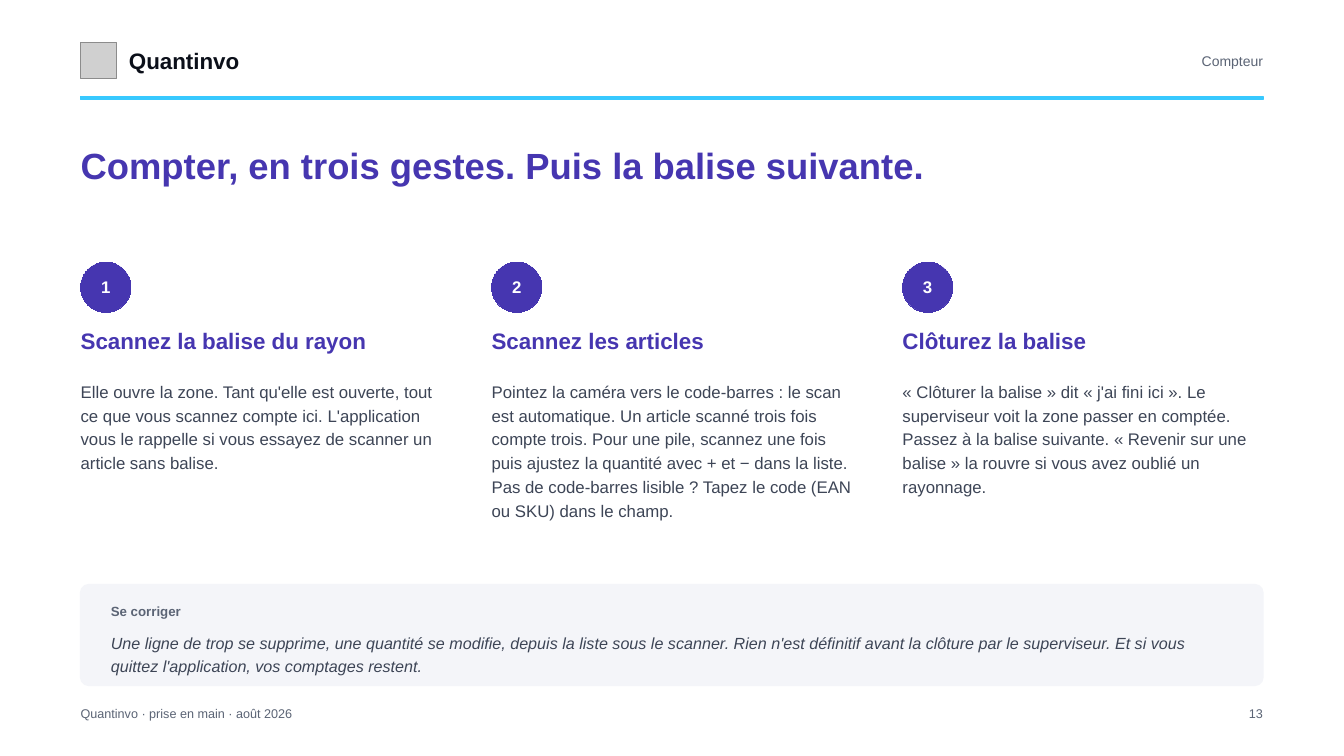
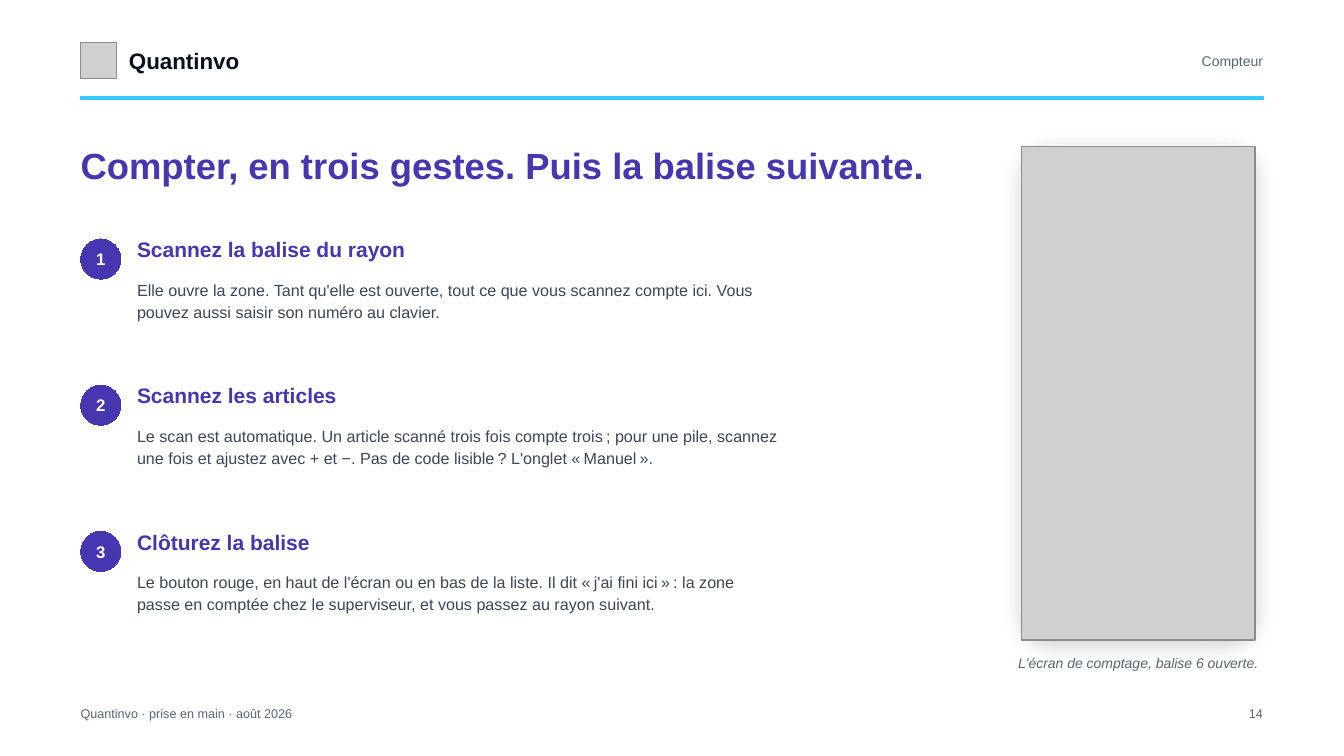
Before and after one commit to devkaylab/Inventaire, a slide deck: slide 14 of docs/entreprise/deck/Quantinvo-prise-en-main.pptx (slide 13 before the commit). Drawn at 1344x756 pixels with LibreOffice and Linux fonts; fonts in the diff are those of the drawing; grey boxes stand for pictures. Boxes give left, top, right and bottom in pixels: in the first picture for what was removed or moved away, otherwise in the second. Text is boxed around its words. In the diff, an @@ line names an element or a change of style, - is before the commit and + after.

```diff
--- a/docs/entreprise/deck/Quantinvo-prise-en-main.pptx
+++ b/docs/entreprise/deck/Quantinvo-prise-en-main.pptx
@@ rounded rectangle added at box(1021, 146, 1255, 640), fill #FFFFFF, outline #FFFFFF 1 pt @@
@@ picture added at box(1021, 146, 1255, 640) @@
@@ ellipse "1": place and size @@
-ellipse "1" at box(81, 262, 131, 313)
+ellipse "1" at box(81, 239, 121, 279)
@@ text "Scannez la balise du rayon": place and size @@
-text "Scannez la balise du rayon" at box(81, 332, 366, 354)
+text "Scannez la balise du rayon" at box(137, 241, 405, 262)
@@ text at box(137, 284, 753, 322): text changed; size 12 to 11.5 pt @@
-Elle ouvre la zone. Tant qu'elle est ouverte, tout ce que vous scannez compte ici. L'application vous le rappelle si vous essayez de scanner un article sans balise.
+Elle ouvre la zone. Tant qu'elle est ouverte, tout ce que vous scannez compte ici. Vous pouvez aussi saisir son numéro au clavier.
@@ ellipse "2": place and size @@
-ellipse "2" at box(492, 262, 542, 313)
+ellipse "2" at box(81, 385, 121, 425)
@@ text "Scannez les articles": place and size @@
-text "Scannez les articles" at box(492, 332, 704, 350)
+text "Scannez les articles" at box(137, 387, 337, 403)
@@ text at box(137, 430, 777, 468): text changed; size 12 to 11.5 pt @@
-Pointez la caméra vers le code-barres : le scan est automatique. Un article scanné trois fois compte trois. Pour une pile, scannez une fois puis ajustez la quantité avec + et − dans la liste. Pas de code-barres lisible ? Tapez le code (EAN ou SKU) dans le champ.
+Le scan est automatique. Un article scanné trois fois compte trois ; pour une pile, scannez une fois et ajustez avec + et −. Pas de code lisible ? L'onglet « Manuel ».
@@ ellipse "3": place and size @@
-ellipse "3" at box(902, 262, 953, 313)
+ellipse "3" at box(81, 531, 121, 572)
@@ size 16 to 15 pt in 3 elements at box(137, 387, 337, 403), box(137, 241, 405, 262), box(137, 534, 309, 550) @@
@@ text "Clôturez la balise": place and size @@
-text "Clôturez la balise" at box(902, 332, 1086, 350)
+text "Clôturez la balise" at box(137, 534, 309, 550)
@@ rounded rectangle removed at box(81, 585, 1263, 686) @@
@@ text at box(137, 576, 734, 614): text changed; size 12 to 11.5 pt @@
-« Clôturer la balise » dit « j'ai fini ici ». Le superviseur voit la zone passer en comptée. Passez à la balise suivante. « Revenir sur une balise » la rouvre si vous avez oublié un rayonnage.
+Le bouton rouge, en haut de l'écran ou en bas de la liste. Il dit « j'ai fini ici » : la zone passe en comptée chez le superviseur, et vous passez au rayon suivant.
@@ text removed at box(111, 606, 181, 619) @@
-Se corriger
@@ text removed at box(111, 637, 1185, 676) @@
-Une ligne de trop se supprime, une quantité se modifie, depuis la liste sous le scanner. Rien n'est définitif avant la clôture par le superviseur. Et si vous quittez l'application, vos comptages restent.
@@ text added at box(1018, 657, 1258, 671), 10 pt, text #5B6475, italic @@
+L'écran de comptage, balise 6 ouverte.
@@ text at box(1249, 709, 1263, 718): text changed @@
-13
+14
```
Also in this commit, not shown: 12 other slides changed, 6 slides added, 2 slides removed, 30 other files.
